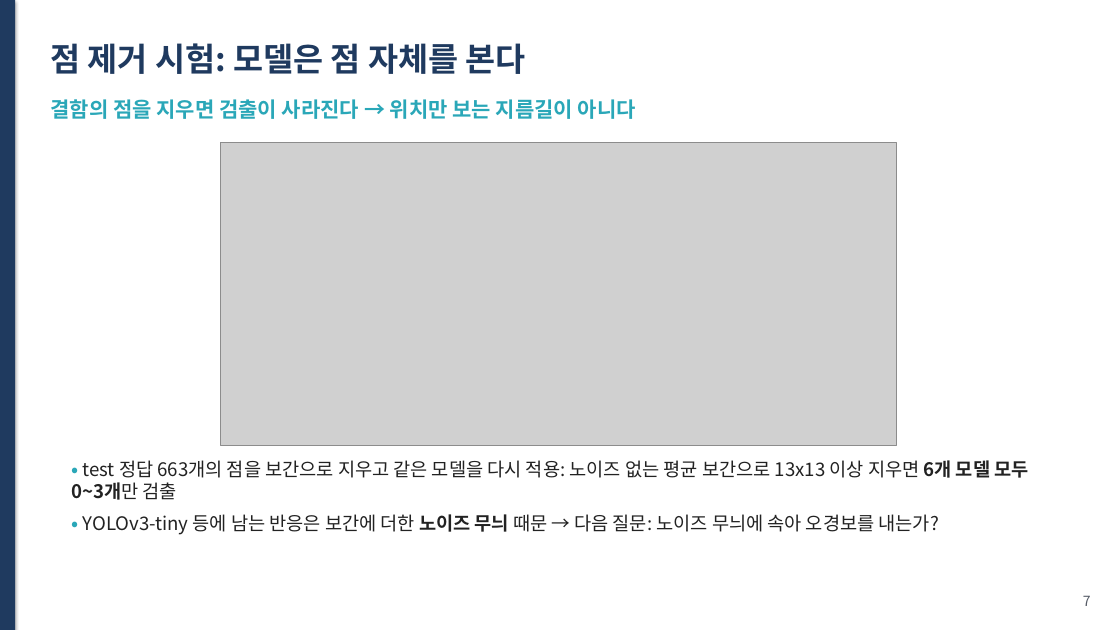
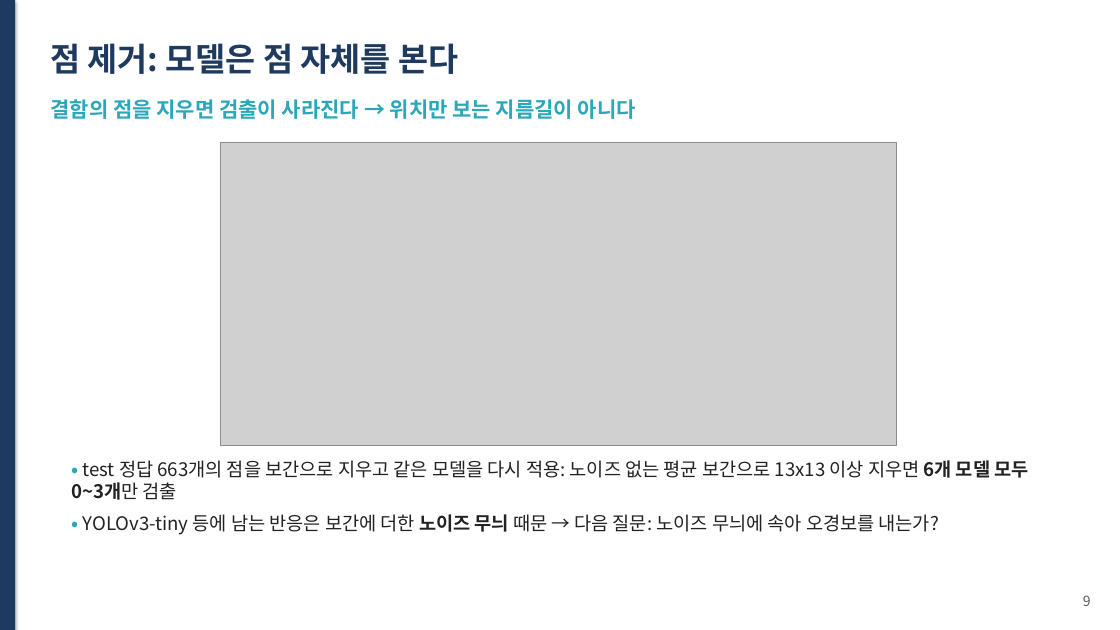
Before and after one commit to hmy7788/kamp_xray_detection, a slide deck: slide 9 of ppt/presentation.pptx (slide 7 before the commit). Drawn at 1120x630 pixels with LibreOffice and Linux fonts; fonts in the diff are those of the drawing; grey boxes stand for pictures. Boxes give left, top, right and bottom in pixels: in the first picture for what was removed or moved away, otherwise in the second. Text is boxed around its words. In the diff, an @@ line names an element or a change of style, - is before the commit and + after.

```diff
--- a/ppt/presentation.pptx
+++ b/ppt/presentation.pptx
@@ text at [50,43,458,74]: text changed @@
-점 제거 시험: 모델은 점 자체를 본다
+점 제거: 모델은 점 자체를 본다
@@ text at [1083,595,1091,606]: text changed @@
-7
+9
```
Also in this commit, not shown: 16 other slides changed, 4 slides added, 1 slide removed, 6 other files.
